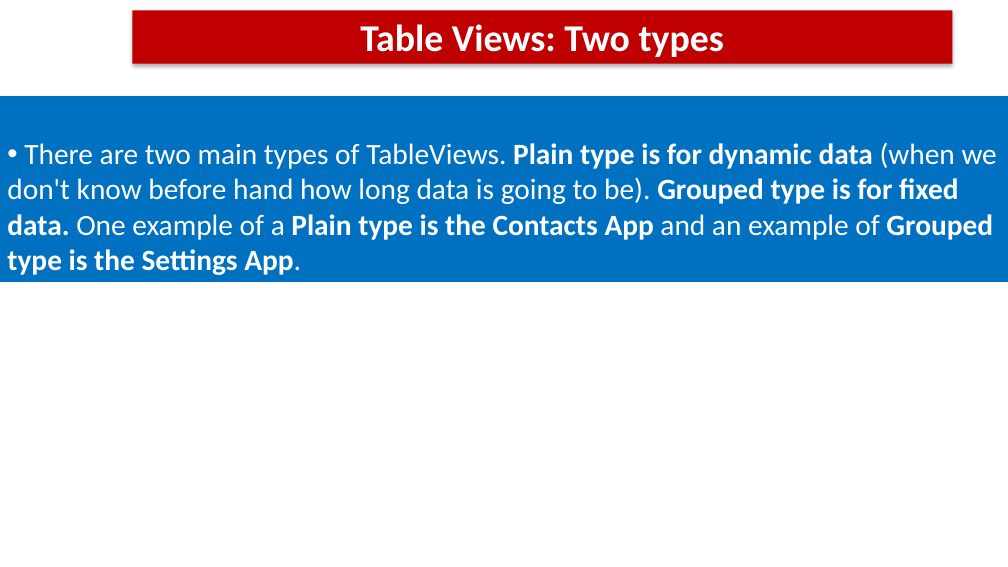
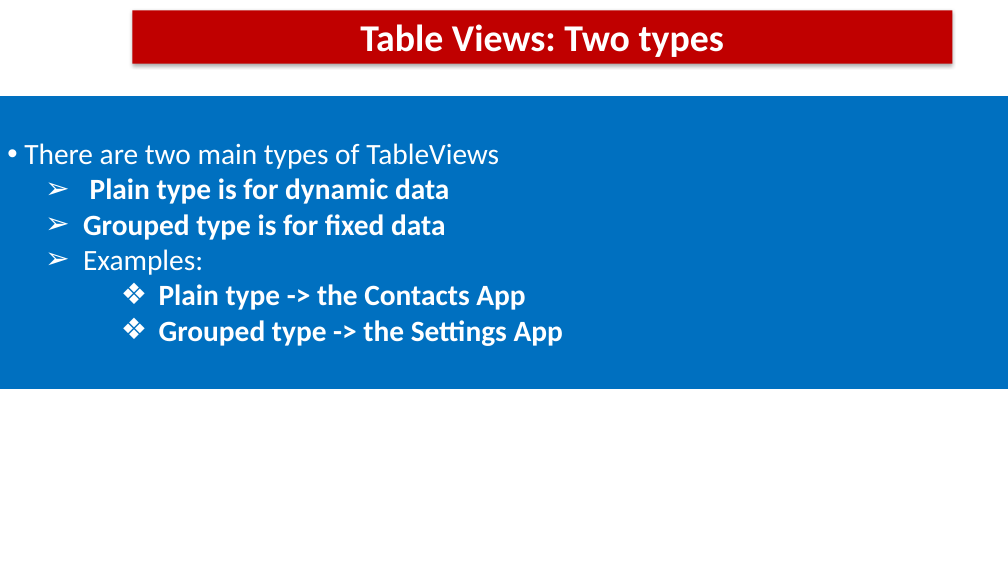
Before and after one commit to MajesticCode/IOS, a slide deck: slide 3 of Intermediate/TableViewsCD.pptx. Drawn at 1008x567 pixels with LibreOffice and Linux fonts; fonts in the diff are those of the drawing. Boxes give left, top, right and bottom in pixels: in the first picture for what was removed or moved away, otherwise in the second. Text is boxed around its words. In the diff, an @@ line names an element or a change of style, - is before the commit and + after.

```diff
--- a/Intermediate/TableViewsCD.pptx
+++ b/Intermediate/TableViewsCD.pptx
@@ rectangle "There are two main types ...": place and size @@
-rectangle "There are two main types ..." at box(0, 96, 1008, 282)
+rectangle "There are two main types ..." at box(0, 96, 1008, 389)
@@ text in rectangle at box(24, 143, 563, 346): text changed; bold on @@
-• There are two main types of TableViews. Plain type is for dynamic data (when we don't know before hand how long data is going to be). Grouped type is for fixed data. One example of a Plain type is the Contacts App and an example of Grouped type is the Settings App.
+• There are two main types of TableViews
+  ➢ Plain type is for dynamic data
+  ➢ Grouped type is for fixed data
+  ➢ Examples:
+      ❖ Plain type -> the Contacts App
+      ❖ Grouped type -> the Settings App
```
Also in this commit, not shown: 2 other slides changed, 1 other file.
